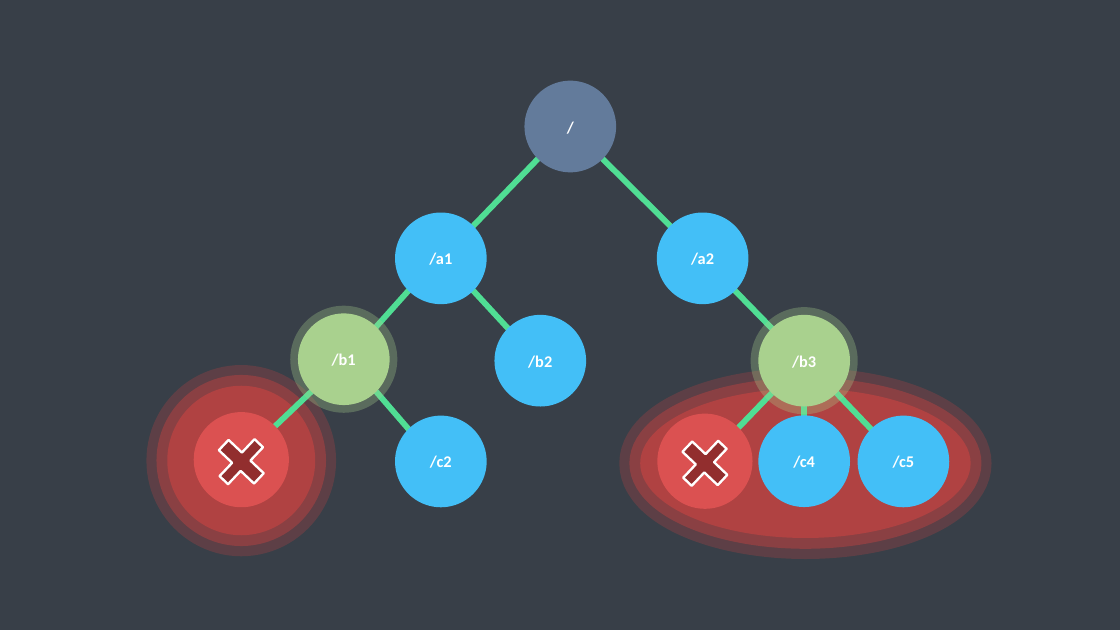
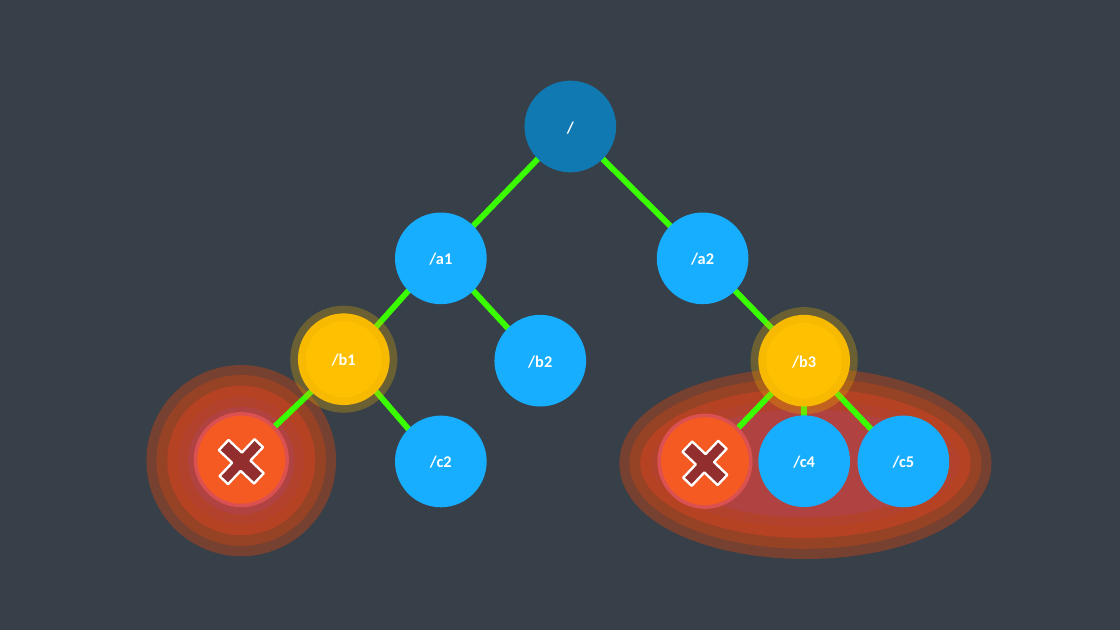
Before and after one commit to rogeralsing/Presentations, a slide deck: slide 14 of Media/protofabric.pptx. Drawn at 1120x630 pixels with LibreOffice and Linux fonts; fonts in the diff are those of the drawing. Boxes give left, top, right and bottom in pixels: in the first picture for what was removed or moved away, otherwise in the second. Text is boxed around its words. In the diff, an @@ line names an element or a change of style, - is before the commit and + after.

```diff
--- a/Media/protofabric.pptx
+++ b/Media/protofabric.pptx
@@ rectangle at box(0, 0, 1120, 630): fill #383F48 to #373F48; outline #383F48 8 pt to none @@
@@ ellipse "/" at box(524, 81, 616, 172): fill #637B9B to #1079B2 @@
@@ line (538, 159) - (473, 226): stroke #50DE94 5 pt to #3AFF00 5 pt @@
@@ line (602, 159) - (670, 226): stroke #50DE94 5 pt to #3AFF00 5 pt @@
@@ line (408, 291) - (376, 327): stroke #50DE94 5 pt to #3AFF00 5 pt @@
@@ line (473, 291) - (508, 329): stroke #50DE94 5 pt to #3AFF00 5 pt @@
@@ line (735, 291) - (772, 329): stroke #50DE94 5 pt to #3AFF00 5 pt @@
@@ ellipse "/b1" at box(298, 313, 390, 405): fill #A9D18E to #FFC001; outline #A9D18E 13.25 pt to #E5AD03 13.25 pt @@
@@ ellipse "/b3" at box(759, 315, 850, 407): fill #A9D18E to #FFC001; outline #A9D18E 13.25 pt to #E5AD03 13.25 pt @@
@@ ellipse at box(167, 386, 315, 535): outline #B04242 18.5 pt to #B6431A 18.5 pt @@
@@ ellipse at box(167, 386, 315, 535): outline #B04242 35.75 pt to #B6431A 35.75 pt @@
@@ ellipse at box(640, 388, 970, 538): outline #B04242 18.5 pt to #B6431A 18.5 pt @@
@@ ellipse at box(640, 389, 970, 539): outline #B04242 35.75 pt to #B6431A 35.75 pt @@
@@ ellipse at box(196, 414, 287, 506): fill #DB5151 to #F55A22 @@
@@ line (312, 392) - (274, 428): stroke #50DE94 5 pt to #3AFF00 5 pt @@
@@ line (376, 392) - (408, 429): stroke #50DE94 5 pt to #3AFF00 5 pt @@
@@ ellipse at box(660, 416, 751, 507): fill #DB5151 to #F55A22 @@
@@ line (772, 393) - (738, 429): stroke #50DE94 5 pt to #3AFF00 5 pt @@
@@ line (804, 407) - (804, 416): stroke #50DE94 5 pt to #3AFF00 5 pt @@
@@ line (837, 393) - (871, 429): stroke #50DE94 5 pt to #3AFF00 5 pt @@
@@ fill #43BFF7 to #17AEFF in 6 elements at box(395, 416, 486, 507), box(495, 315, 586, 407), box(395, 213, 486, 304), box(657, 213, 749, 304), box(759, 416, 850, 507), box(858, 416, 949, 507) @@
```
Also in this commit, not shown: 3 other slides changed.
